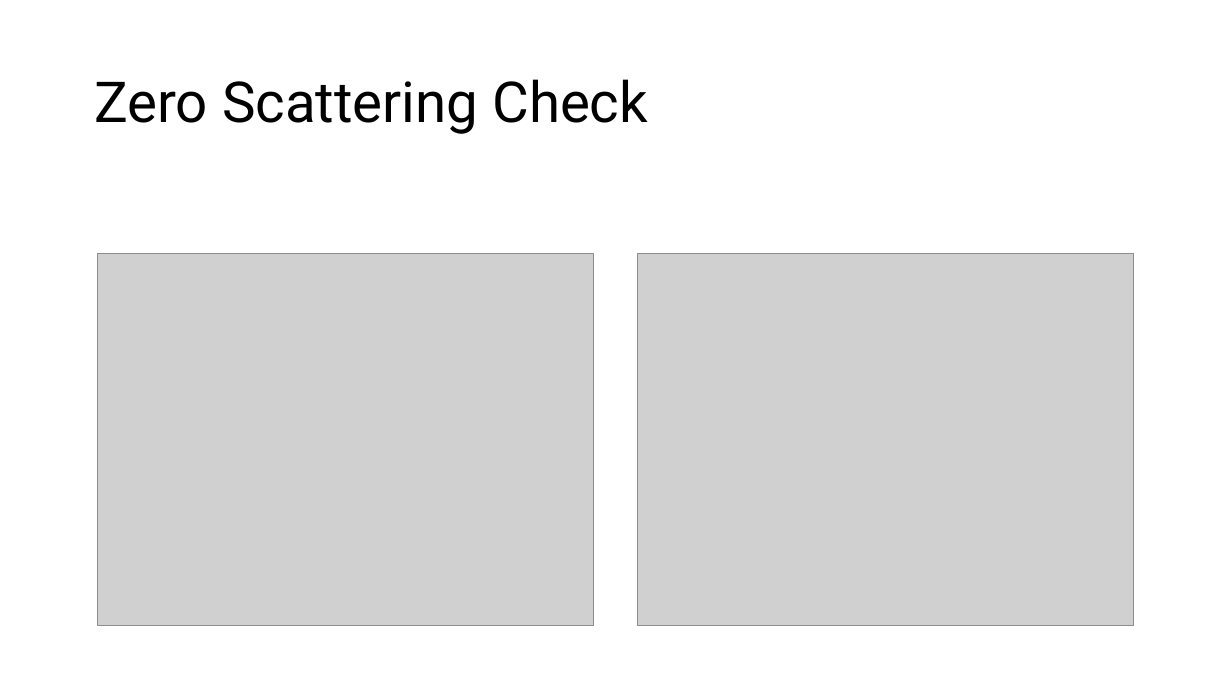
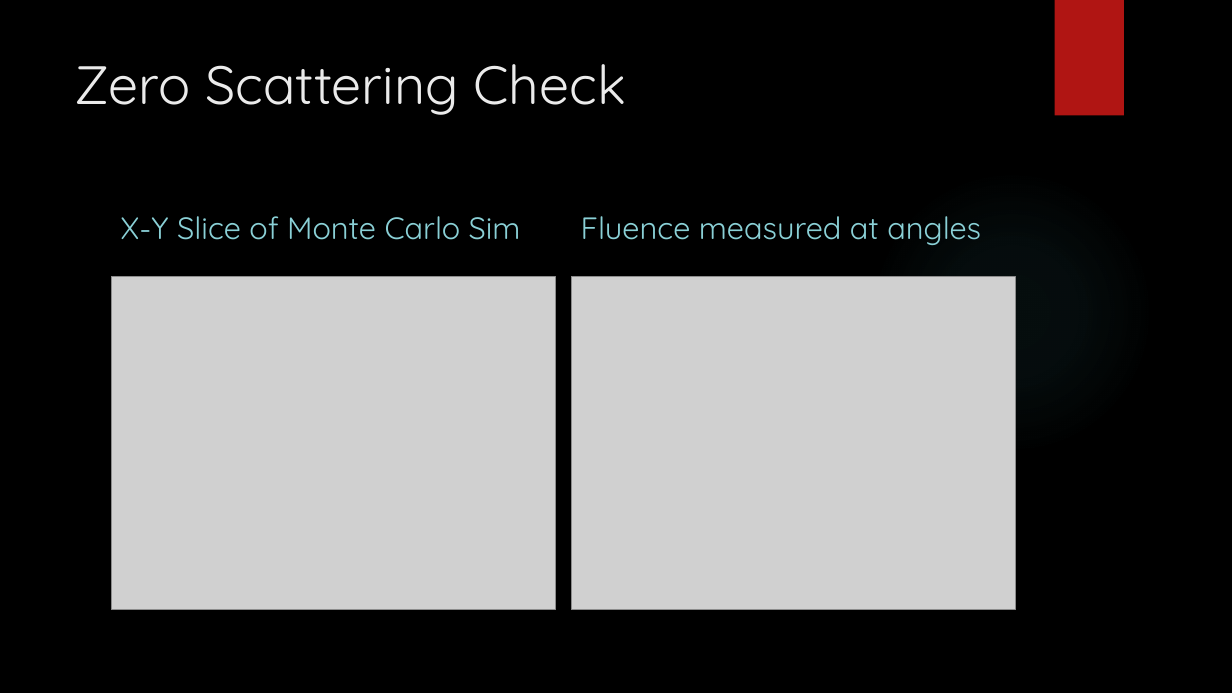
Before and after one commit to KAANVOLKAN05/GPGPU_Research, a slide deck: slide 8 of MonteCarlo/MonteCarloProj/Presentation for West River.pptx (slide 3 before the commit). Drawn at 1232x693 pixels with LibreOffice and Linux fonts; fonts in the diff are those of the drawing; grey boxes stand for pictures; background and template pictures are left out. Boxes give left, top, right and bottom in pixels: in the first picture for what was removed or moved away, otherwise in the second. Text is boxed around its words. In the diff, an @@ line names an element or a change of style, - is before the commit and + after.

```diff
--- a/MonteCarlo/MonteCarloProj/Presentation for West River.pptx
+++ b/MonteCarlo/MonteCarloProj/Presentation for West River.pptx
@@ background #FFFFFF to picture (left out) @@
@@ rectangle added at bbox=[1055, 0, 1124, 116], fill #B01513 @@
@@ title "Zero Scattering Check": place and size @@
-title "Zero Scattering Check" at bbox=[94, 79, 648, 134]
+title "Zero Scattering Check" at bbox=[75, 64, 626, 115]
@@ title "Zero Scattering Check" at bbox=[75, 64, 626, 115]: size 44 to 42 pt, font Roboto to Quicksand, text colour #000000 to #EBEBEB; line spacing 0.9 to 1; vertical alignment middle to top @@
@@ ellipse added at bbox=[870, 169, 1154, 454], fill gradient #50B9C1 @@
@@ text added at bbox=[121, 216, 521, 240], 24 pt, text #8AD0D6 @@
+X-Y Slice of Monte Carlo Sim
@@ text added at bbox=[581, 216, 981, 245], 24 pt, text #8AD0D6 @@
+Fluence measured at angles
@@ picture: place and size @@
-picture at bbox=[97, 253, 593, 626]
+picture at bbox=[112, 276, 556, 610]
@@ picture: place and size @@
-picture at bbox=[638, 253, 1134, 626]
+picture at bbox=[571, 276, 1016, 610]
```
Also in this commit, not shown: 5 other slides changed, 6 slides added, 1 slide removed.
